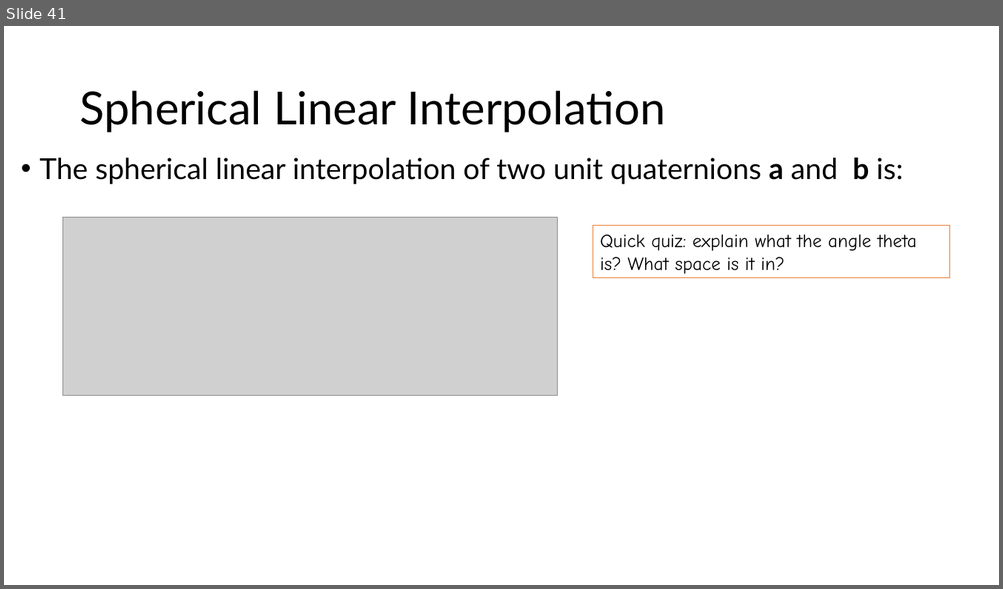
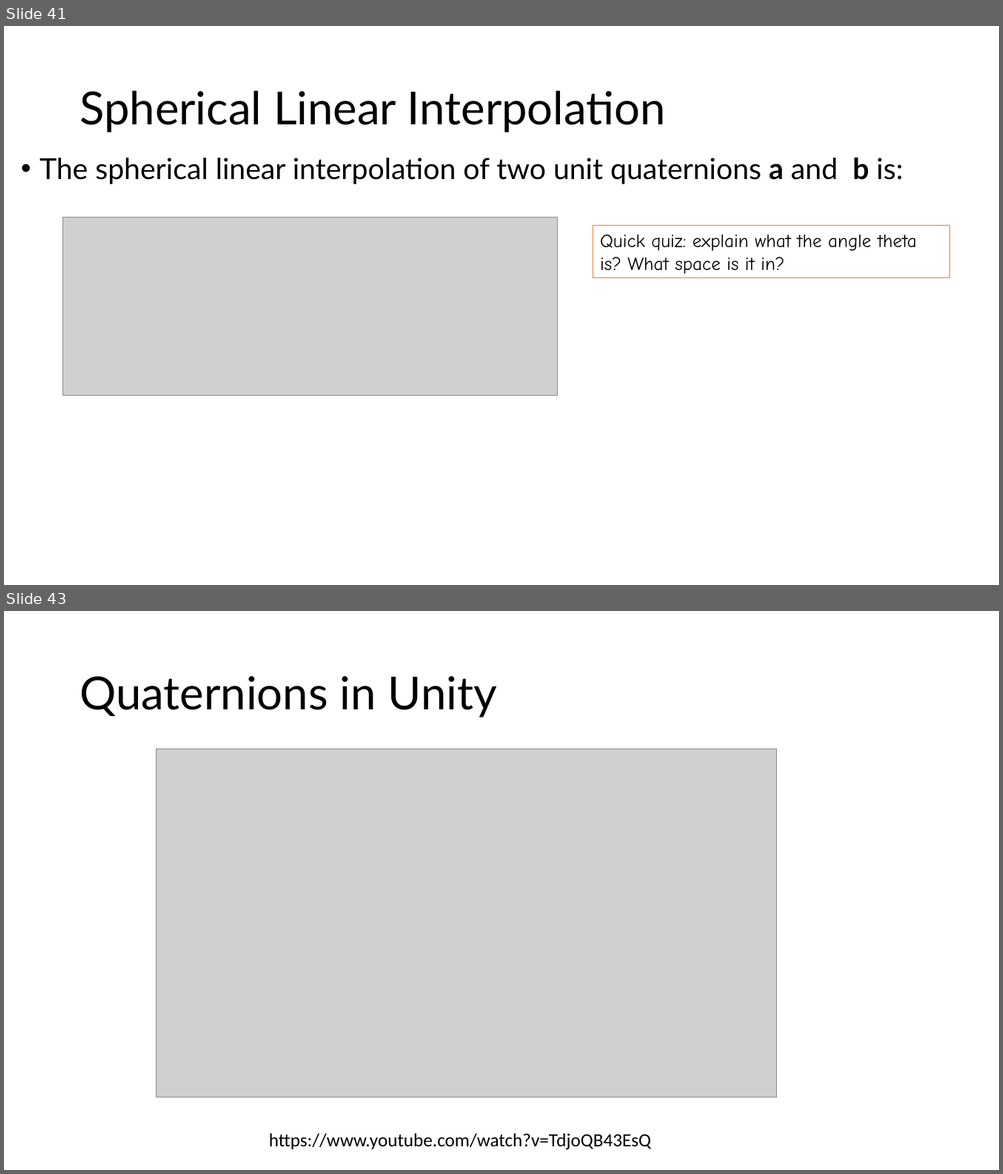
Before and after one commit to illinois-cs498vr/CourseMaterial, a slide deck: Lectures/VR-Orientation.pptx. Shown one above the other, each under a label of ours: slide 41 before the commit, slides 41 and 43 after it; the slides between them are not shown. The pictures are 1003x589 and 1003x1174 pixels, drawn with LibreOffice and Linux fonts; fonts in the diff are those of the drawing; grey boxes stand for pictures. Boxes give left, top, right and bottom in pixels: in the first picture for what was removed or moved away, otherwise in the second. Text is boxed around its words. In the diff, an @@ line names an element or a change of style, - is before the commit and + after.

```diff
--- a/Lectures/VR-Orientation.pptx
+++ b/Lectures/VR-Orientation.pptx
@@ slide 43 added at (4,611,999,1170), background #FFFFFF @@
@@ title added at (79,676,497,718), 44 pt, text #000000 @@
+Quaternions in Unity
@@ picture added at (156,749,777,1097) @@
@@ text added at (269,1133,651,1150), 18 pt, text #000000 @@
+https://www.youtube.com/watch?v=TdjoQB43EsQ
```
Also in this commit, not shown: 1 slide changed, 1 other slide added.
